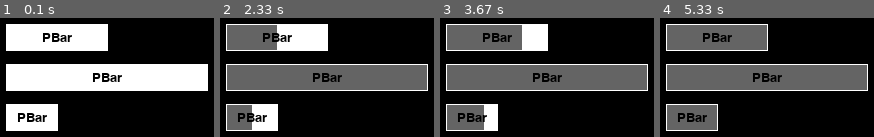
Above: before the commit, frames 1-4 (left to right).
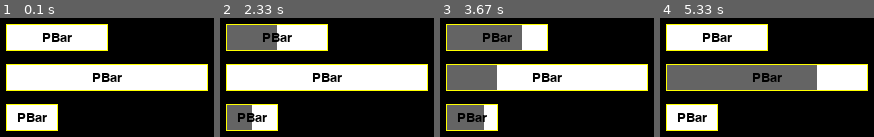
Above: after the commit, the same moments.

Repository: metulburr/pygame
Game: pygame game, started from progress_bar.py
Two runs of this game, one before a commit and one after it. Both use one fixed random seed, a clock stepped at 60 frames per second and the inputs below.
Inputs:
- Up to frame 1 (0.1 s): no input
- Up to frame 2 (2.33 s): click "PBar" at 0.38 s; click "PBar" at 0.72 s; click "PBar" at 2.05 s
- Up to frame 3 (3.67 s): no input
- Up to frame 4 (5.33 s): no input

The runs differ from the first frame. In frame 1, 3.4% of the frame differs, in the area x 2-98%, y 5-95%; in frame 2, 23%; in frame 3, 18%; in frame 4, 22%.

Commit message:
added border to pbar

Diff:
--- a/progress_bar.py
+++ b/progress_bar.py
@@ -18,7 +18,8 @@
         settings = {
             'color'      : (0,0,0),
             'bg_color'   : (255,255,255),
-            'bg_buff'    : 1,
+            'border_color' : (255,255,0),
+            'border_buff': 1,
             'increment'  : 1,
             'percent'   : 0,
 
@@ -37,8 +38,8 @@
     def progress(self):
         if not self.complete:
             self.percent += self.increment
-        #else:
-        #    self.percent = 0
+        else:
+            self.percent = 0
 
     def update(self):
         self.current_time = pg.time.get_ticks()
@@ -53,9 +54,11 @@
             self.complete = True
         else:
             self.complete = False
+        pg.draw.rect(screen, self.border_color,
+            (self.rect.left-self.border_buff, self.rect.top-self.border_buff,
+            self.rect.width+self.border_buff*2, self.rect.height+self.border_buff*2))
         pg.draw.rect(screen, self.bg_color,
-            (self.rect.left-self.bg_buff, self.rect.top-self.bg_buff,
-            self.rect.width+self.bg_buff*2, self.rect.height+self.bg_buff*2))
+            (self.rect.left, self.rect.top, self.rect.width, self.rect.height))
         pg.draw.rect(screen, self.color,
             (self.rect.left, self.rect.top, width, self.rect.height))
         if self.text:
